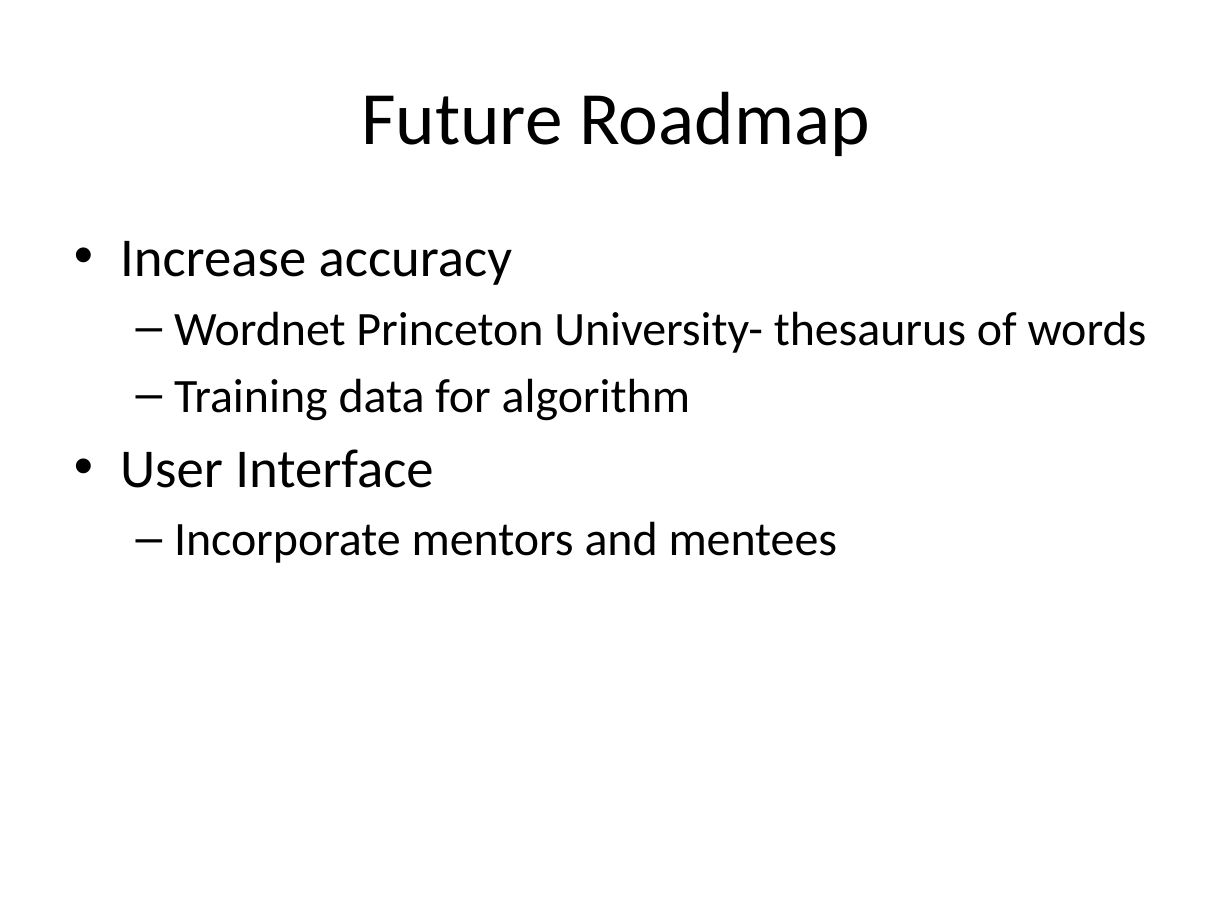
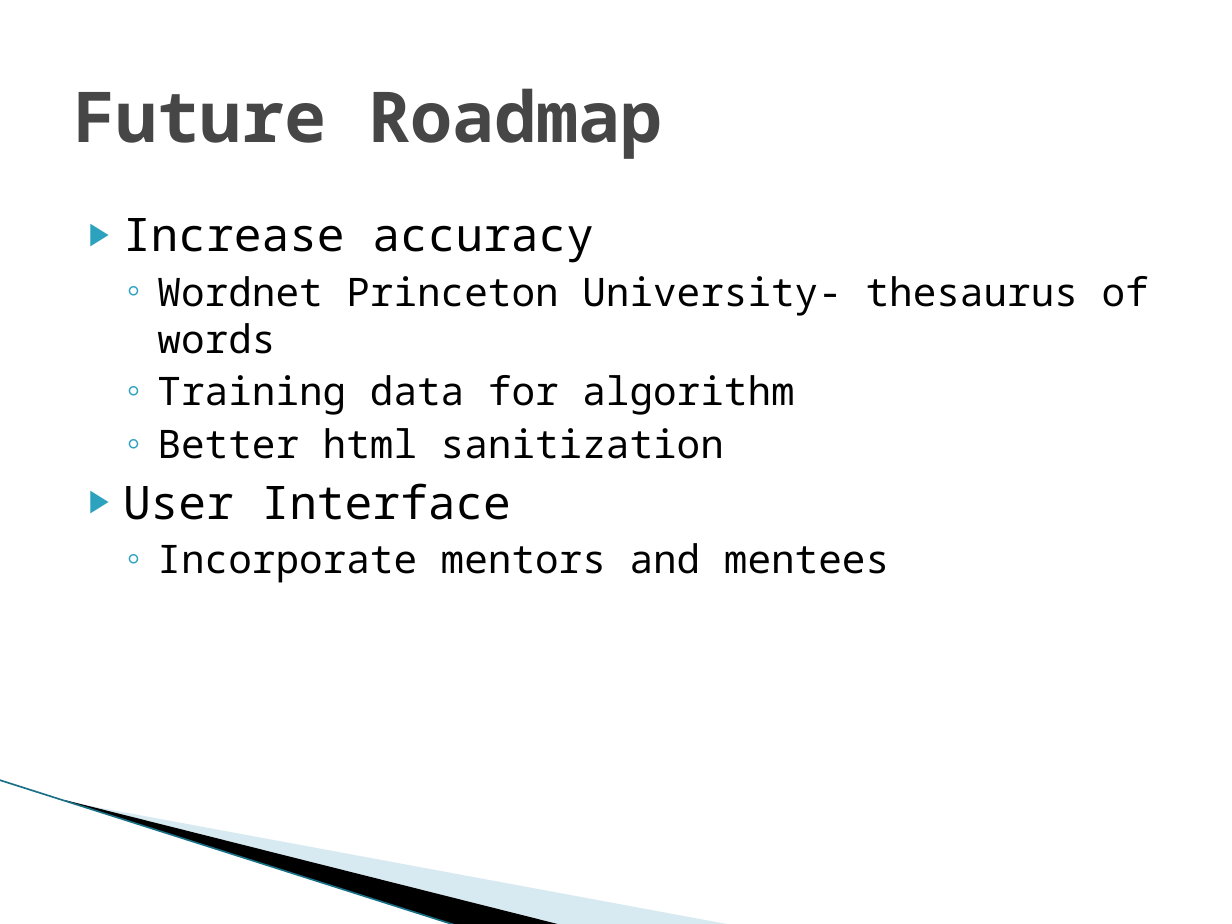
Before and after one commit to cryptogrammer/codeforgood, a slide deck: slide 4 of codeforgood.pptx. Drawn at 1232x924 pixels with LibreOffice and Linux fonts; fonts in the diff are those of the drawing; background and template pictures are left out. Boxes give left, top, right and bottom in pixels: in the first picture for what was removed or moved away, otherwise in the second. Text is boxed around its words. In the diff, an @@ line names an element or a change of style, - is before the commit and + after.

```diff
--- a/codeforgood.pptx
+++ b/codeforgood.pptx
@@ title "Future Roadmap" at box(74, 88, 663, 159): size 44 to 41 pt, font Calibri to Noto Sans Mono, text colour #000000 to #464646, bold on; alignment centre to left @@
@@ text "Increase accuracy": place and size @@
-text "Increase accuracy" at box(120, 241, 1147, 563)
+text "Increase accuracy" at box(123, 218, 1149, 583)
@@ text at box(123, 218, 1149, 583): size 32 to 27 pt in "Increase accuracy", "User Interface"; font Calibri to Noto Sans Mono in "Increase accuracy", "Wordnet Princeton University- thesaurus of words", "Training data for algorithm", "User Interface" and 1 more places; size 28 to 23 pt in "Wordnet Princeton University- thesaurus of words", "Training data for algorithm", "Incorporate mentors and mentees"; bullet • to ▶; less space between paragraphs; bullet – to ◦ @@
@@ text at box(157, 428, 724, 459): paragraph added @@
+  ◦ Better html sanitization
@@ line added from (0, 780) to (457, 924), #97C5D8 0.95 pt @@
@@ freeform shape added at box(65, 800, 563, 924), fill #000000 @@
@@ freeform shape added at box(68, 801, 733, 924), fill #A0CBDC at 40% opacity @@
```
Also in this commit, not shown: 3 other slides changed.
